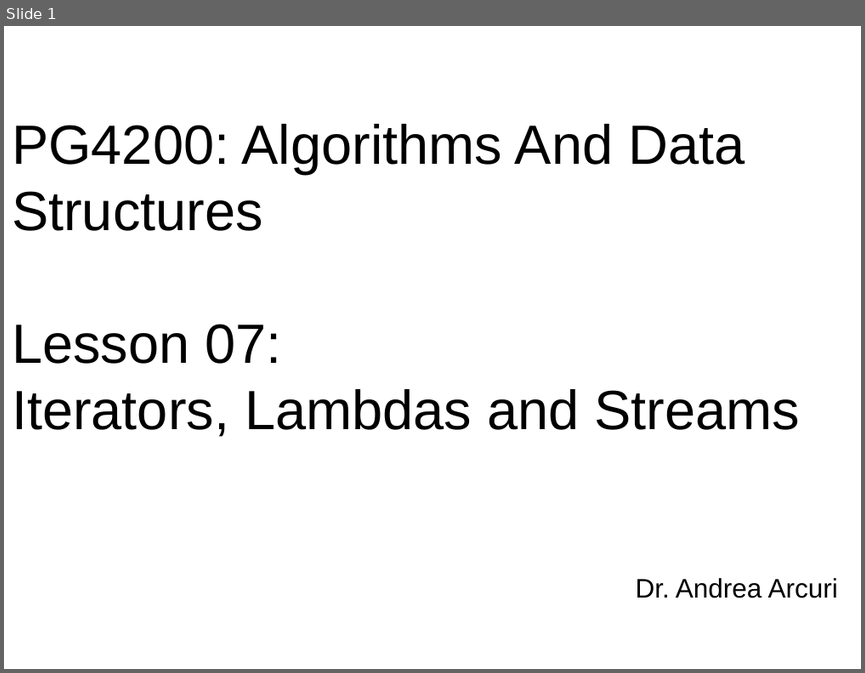
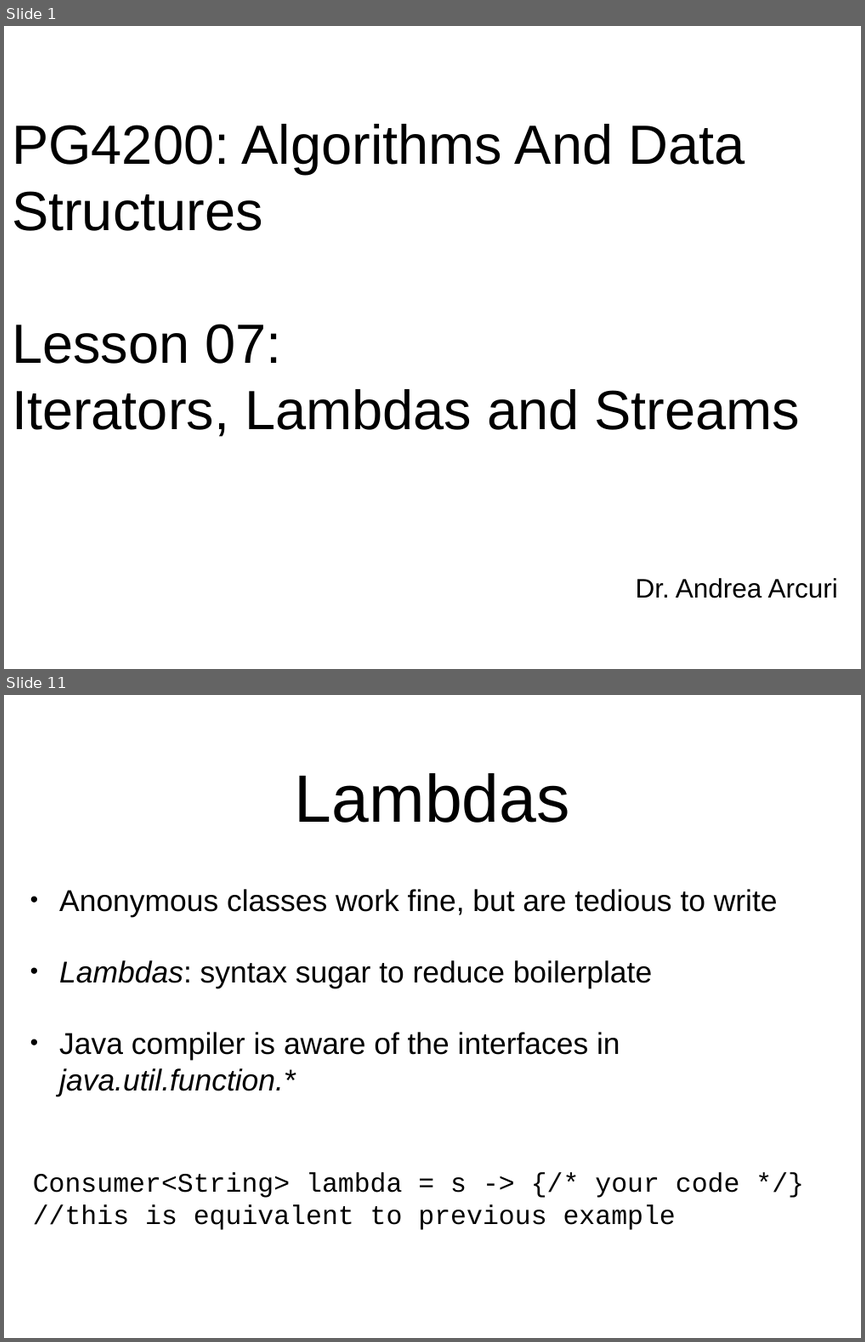
Before and after one commit to arcuri82/algorithms, a slide deck: docs/slides/07/07_streams.pptx. Shown one above the other, each under a label of ours: slide 1 before the commit, slides 1 and 11 after it; the slides between them are not shown. The pictures are 865x673 and 865x1342 pixels, drawn with LibreOffice and Linux fonts; fonts in the diff are those of the drawing. Boxes give left, top, right and bottom in pixels: in the first picture for what was removed or moved away, otherwise in the second. Text is boxed around its words. In the diff, an @@ line names an element or a change of style, - is before the commit and + after.

```diff
--- a/docs/slides/07/07_streams.pptx
+++ b/docs/slides/07/07_streams.pptx
@@ slide 11 added at (4, 695, 861, 1338), background #FFFFFF @@
@@ title added at (295, 773, 570, 823), 80 pt, text #000000 @@
+Lambdas
@@ text added at (59, 889, 778, 1096), 36 pt, text #000000 @@
+• Anonymous classes work fine, but are tedious to write
+• Lambdas: syntax sugar to reduce boilerplate
+• Java compiler is aware of the interfaces in java.util.function.*
@@ text added at (33, 1173, 740, 1230), 32 pt, text #000000 @@
+Consumer<String> lambda = s -> {/* your code */}
+//this is equivalent to previous example
```
Also in this commit, not shown: 22 other slides added, 1 other file.
